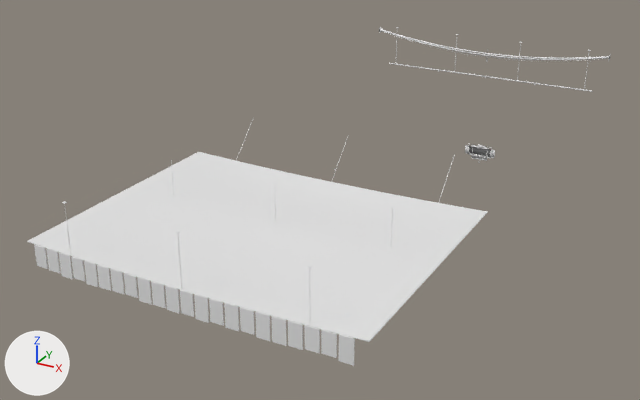
Two versions of the Blender file assets/eclipse/source/pasaje_overhead.blend, one commit apart.
Rendered twice from a 50 mm camera at (10.8, -33.3, 12.6) aimed at (-1.5, -11.0, 1.5). Lighting does not change. The marker at lower left points along +X, +Y and +Z. The older version comes first.

In view in the first picture: 'cable_bundle', 'canopy' and 5 more.
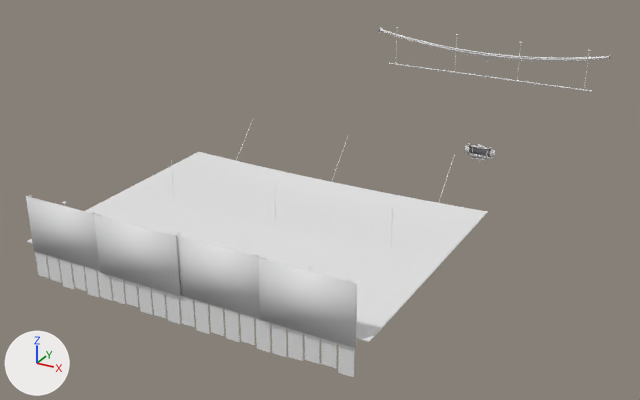
Patch to the scene script:
```diff
--- a/assets/eclipse/source/pasaje_overhead.blend.py
+++ b/assets/eclipse/source/pasaje_overhead.blend.py
@@ me_canopy @@
 # used by ob_canopy; location = (0.0, 0.0, 0.0)
-me_canopy.from_pydata(...)  # 1018 vertices, 904 faces; spans x -4.55..4.55, y -19.97..-11.99, z 2.47..4.46
+me_canopy.from_pydata(...)  # 1018 vertices, 904 faces; spans x -4.55..4.55, y -19.97..-11.99, z 2.19..4.46
+# me_canopy part 1: all 8 vertices in x 1.94..2.67, y -19.97..-19.95, z 2.48..2.49 are moved by (0.0, 0.0, -0.28)
+# me_canopy part 2: all 4 vertices in x -3.52..-3.18, y -19.97..-19.95, z 2.51 are moved by (0.0, 0.0, -0.28)
+# me_canopy part 3: all 4 vertices in x 0.38..0.72, y -19.97..-19.95, z 2.47 are moved by (0.0, 0.0, -0.28)
+# me_canopy part 4: all 4 vertices in x 3.89..4.23, y -19.97..-19.95, z 2.52 are moved by (0.0, 0.0, -0.28)
+# me_canopy part 5: 8 of the vertices in x -1.18..-0.06, y -19.97..-19.95, z 2.48..2.49 are moved by (0.0, 0.0, -0.27)
+# me_canopy part 6: 8 of the vertices in x 1.16..3.06, y -19.97..-19.95, z 2.49..2.52 are moved by (0.0, 0.0, -0.27)
+# me_canopy part 7: 4 of the vertices in x -2.74..-2.4, y -19.97..-19.95, z 2.5 are moved by (0.0, 0.0, -0.27)
+# me_canopy part 8: all 20 vertices in x -2.35..1.89, y -19.97..-19.95, z 2.5..2.52 are moved by (0.0, 0.0, -0.26)
+# me_canopy part 9: all 16 vertices in x -4.3..-1.62, y -19.97..-19.95, z 2.53..2.58 are moved by (0.0, 0.0, -0.25)
+# me_canopy part 10: all 8 vertices in x 3.11..3.84, y -19.97..-19.95, z 2.56..2.58 are moved by (0.0, 0.0, -0.25)
+# me_canopy part 11: all 4 vertices in x -1.57..-1.23, y -19.97..-19.95, z 2.55 are moved by (0.0, 0.0, -0.24)
 me_canopy.materials.append(mat_cloth_blue)
@@ me_canopy_back @@
+me_canopy_back.from_pydata(...)  # 160 vertices, 120 faces; spans x -4.3..4.3, y -20.06..-19.98, z 2.98..4.46
+me_canopy_back.polygons.foreach_set('use_smooth', [True] * 120)
+# faces by material slot: [18, 48, 48, 6]
+me_canopy_back.materials.append(mat_cloth_blue)  # white #e7e7e7
+me_canopy_back.materials.append(mat_burlap)  # white #e7e7e7
+me_canopy_back.materials.append(mat_iron)  # white #e7e7e7
+me_canopy_back.materials.append(mat_cloth_patch)  # white #e7e7e7
@@ ob_canopy_back @@
+ob_canopy_back = bpy.data.objects.new('canopy_back', me_canopy_back)
+ob_canopy_back.location = (0.0, 0.0, 0.0)
```

Changed parts and their boxes [x1, y1, x2, y2] in the pictures (640 x 400 px; the box of a moved part takes in the faces that stretch with it):
'canopy', reshaped: before [27, 120, 488, 366]; after [27, 120, 488, 377]
'canopy_back', added: after [26, 195, 357, 348]
    faces in mat_cloth_blue (white #e7e7e7): [26, 196, 357, 348]
    faces in mat_cloth_patch (white #e7e7e7): [94, 215, 181, 296]
part 1 of me_canopy, moved or reshaped: before [255, 312, 287, 346]; after [256, 318, 287, 357]
part 2 of me_canopy, moved or reshaped: before [59, 253, 73, 279]; after [59, 259, 74, 290]
part 3 of me_canopy, moved or reshaped: before [194, 294, 209, 323]; after [195, 300, 210, 334]
part 4 of me_canopy, moved or reshaped: before [339, 335, 355, 366]; after [338, 343, 354, 377]
part 5 of me_canopy, moved or reshaped: before [137, 278, 180, 314]; after [138, 284, 181, 324]
part 6 of me_canopy, moved or reshaped: before [224, 303, 303, 350]; after [225, 309, 303, 361]
part 7 of me_canopy, moved or reshaped: before [84, 261, 98, 287]; after [85, 267, 100, 297]
part 8 of me_canopy, moved or reshaped: before [97, 265, 255, 335]; after [98, 270, 255, 345]
part 9 of me_canopy, moved or reshaped: before [34, 245, 125, 294]; after [35, 252, 126, 304]
part 10 of me_canopy, moved or reshaped: before [304, 325, 337, 358]; after [305, 333, 337, 368]
part 11 of me_canopy, moved or reshaped: before [124, 274, 138, 298]; after [124, 280, 139, 307]
